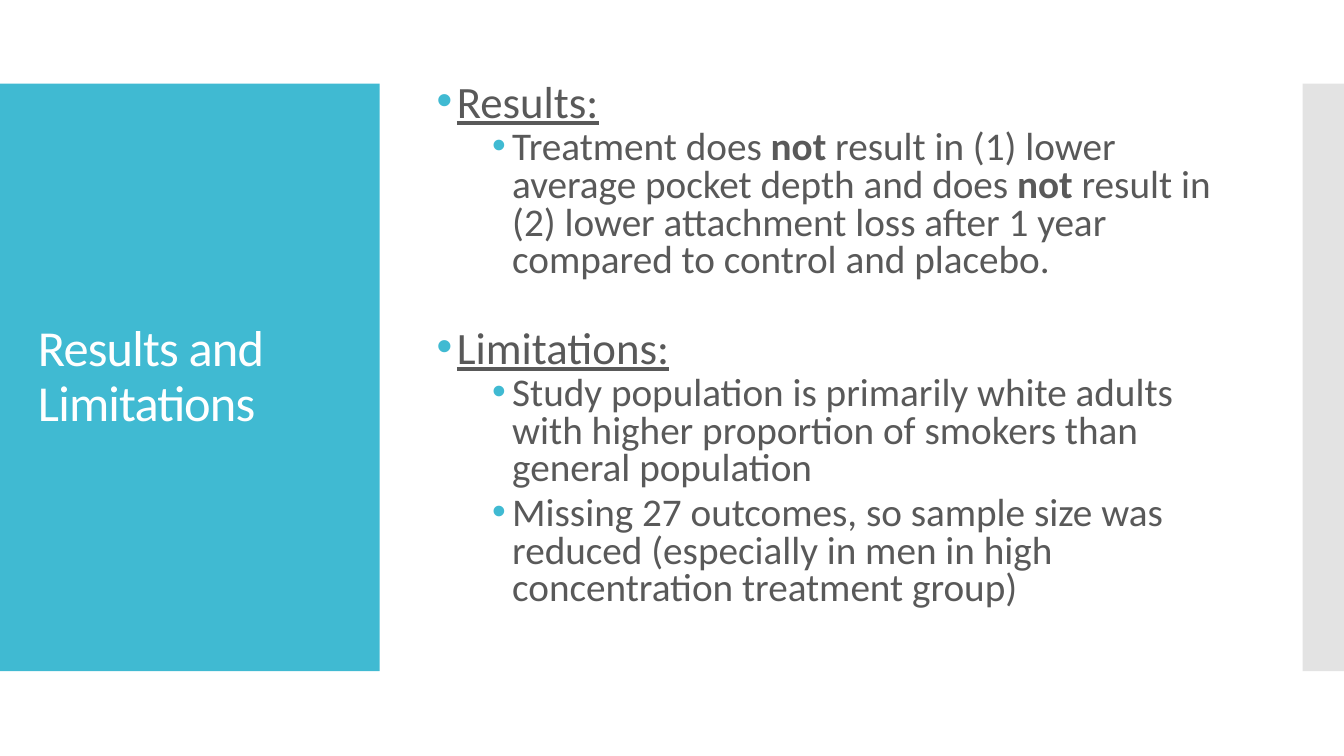
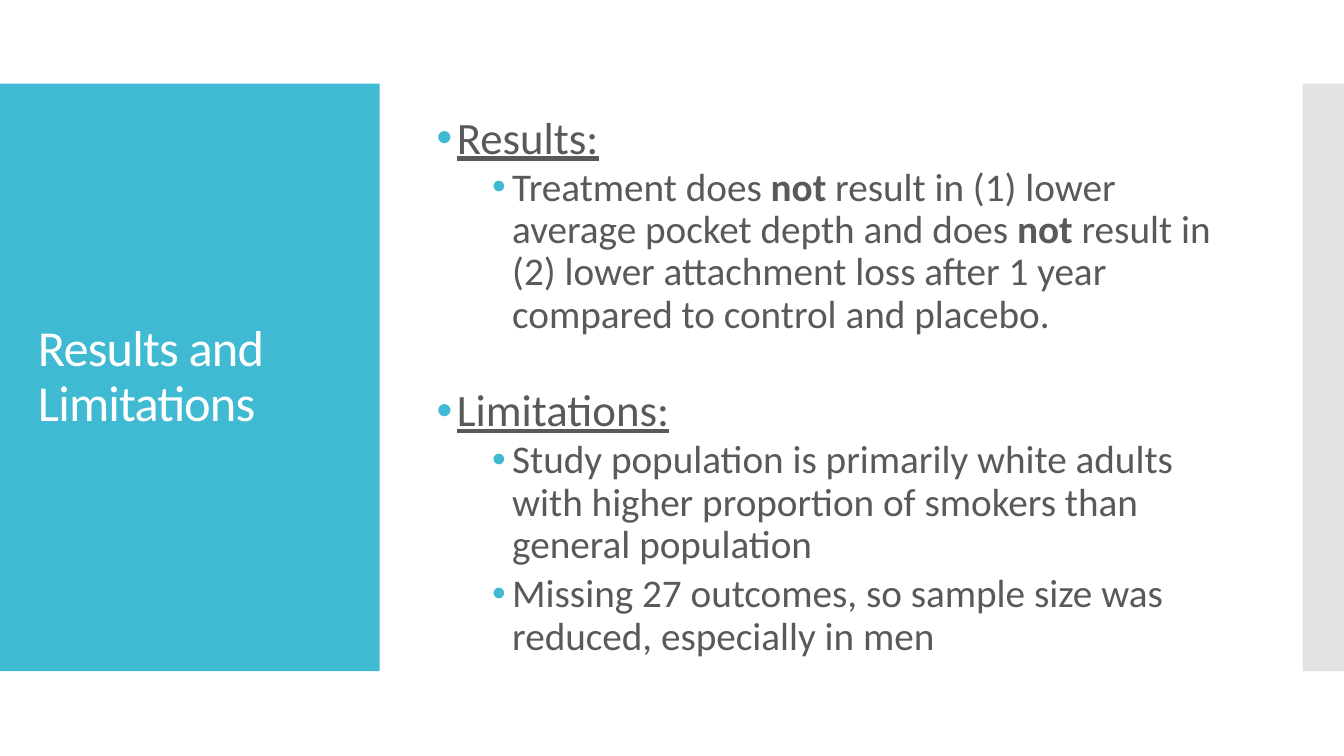
Before and after one commit to johnsra3/bios6623-johnsra3, a slide deck: slide 7 of Project0/Reports/Project 0 Presentation.pptx. Drawn at 1344x756 pixels with LibreOffice and Linux fonts; fonts in the diff are those of the drawing. Boxes give left, top, right and bottom in pixels: in the first picture for what was removed or moved away, otherwise in the second. Text is boxed around its words. In the diff, an @@ line names an element or a change of style, - is before the commit and + after.

```diff
--- a/Project0/Reports/Project 0 Presentation.pptx
+++ b/Project0/Reports/Project 0 Presentation.pptx
@@ text "Results:": place and size @@
-text "Results:" at (457,87,1211,608)
+text "Results:" at (457,123,1211,657)
@@ text at (457,123,1211,565): line spacing 0.8 to 0.9 @@
@@ text at (512,580,1163,657): text changed @@
-  • Missing 27 outcomes, so sample size was reduced (especially in men in high concentration treatment group)
+  • Missing 27 outcomes, so sample size was reduced, especially in men
```
Also in this commit, not shown: 2 other files.
